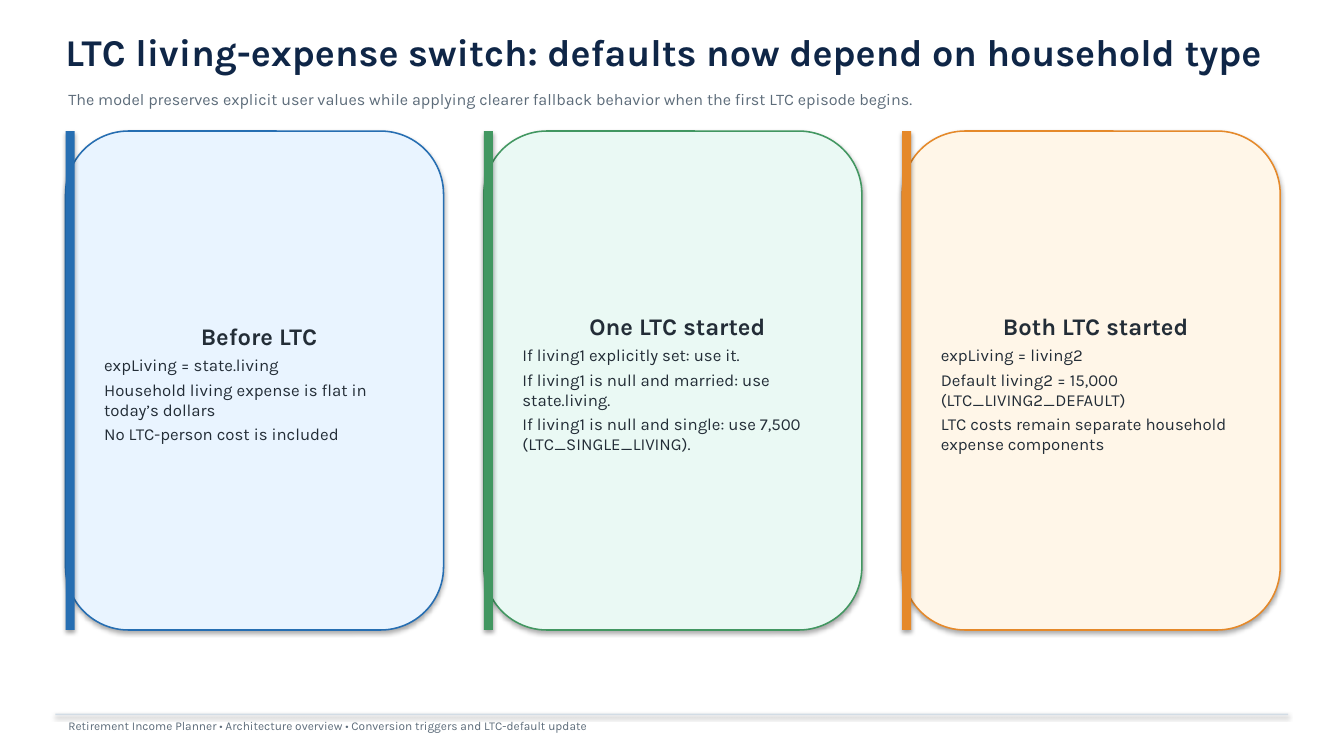
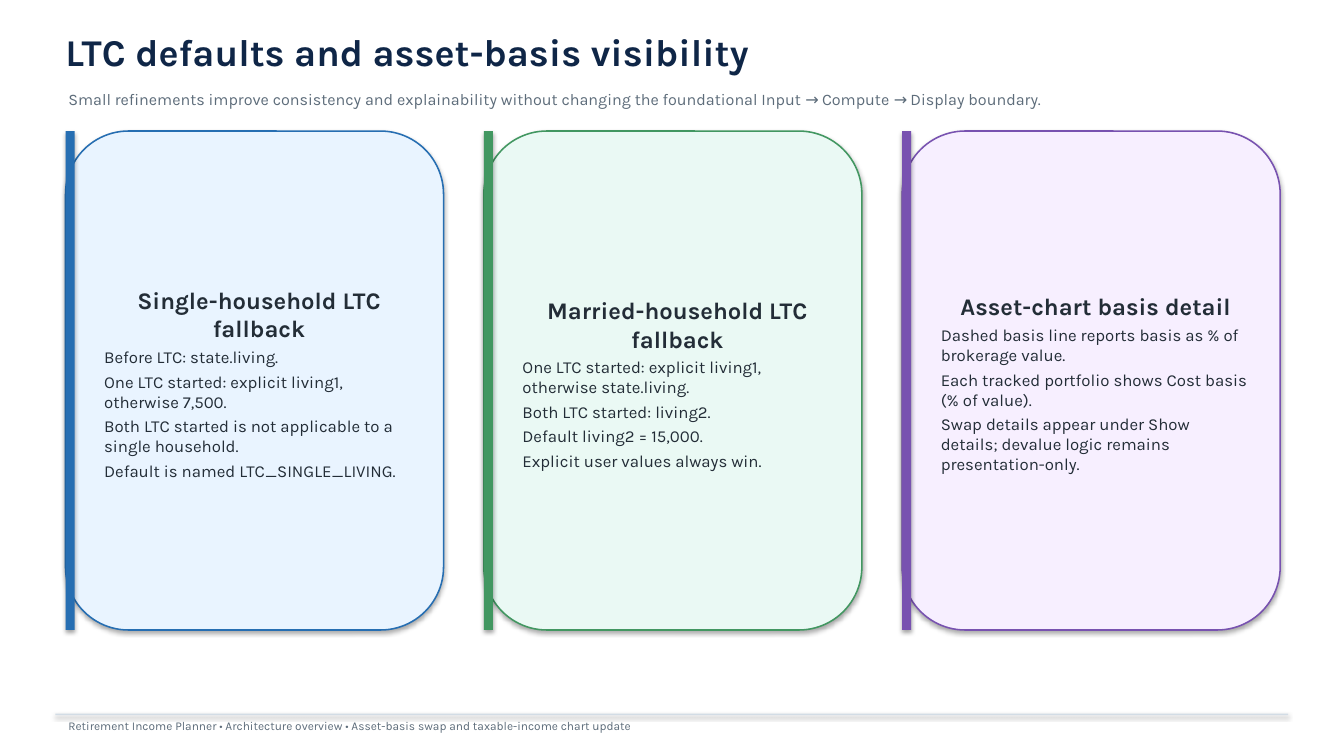
Before and after one commit to howardc64/retirefin, a slide deck: slide 8 of docs/retirement_income_planner_architecture.pptx (slide 6 before the commit). Drawn at 1344x756 pixels with LibreOffice and Linux fonts; fonts in the diff are those of the drawing. Boxes give left, top, right and bottom in pixels: in the first picture for what was removed or moved away, otherwise in the second. Text is boxed around its words. In the diff, an @@ line names an element or a change of style, - is before the commit and + after.

```diff
--- a/docs/retirement_income_planner_architecture.pptx
+++ b/docs/retirement_income_planner_architecture.pptx
@@ text at (x1=65, y1=39, x2=749, y2=76): text changed @@
-LTC living-expense switch: defaults now depend on household type
+LTC defaults and asset-basis visibility
@@ text at (x1=68, y1=94, x2=1040, y2=109): text changed @@
-The model preserves explicit user values while applying clearer fallback behavior when the first LTC episode begins.
+Small refinements improve consistency and explainability without changing the foundational Input → Compute → Display boundary.
@@ rectangle at (x1=902, y1=131, x2=911, y2=630): fill #E5892A to #7852B0 @@
@@ rounded rectangle "Asset-chart basis detail" at (x1=902, y1=131, x2=1280, y2=630): fill #FFF6E8 to #F7EFFF; outline #E5892A 1.1 pt to #7852B0 1.1 pt @@
@@ text in rounded rectangle at (x1=104, y1=292, x2=395, y2=477): text changed @@
-Before LTC
-expLiving = state.living
-Household living expense is flat in today’s dollars
-No LTC-person cost is included
+Single-household LTC fallback
+Before LTC: state.living.
+One LTC started: explicit living1, otherwise 7,500.
+Both LTC started is not applicable to a single household.
+Default is named LTC_SINGLE_LIVING.
@@ text in rounded rectangle at (x1=941, y1=298, x2=1247, y2=474): text changed @@
-Both LTC started
-expLiving = living2
-Default living2 = 15,000 (LTC_LIVING2_DEFAULT)
-LTC costs remain separate household expense components
+Asset-chart basis detail
+Dashed basis line reports basis as % of brokerage value.
+Each tracked portfolio shows Cost basis (% of value).
+Swap details appear under Show details; devalue logic remains presentation-only.
@@ text in rounded rectangle at (x1=522, y1=302, x2=807, y2=471): text changed @@
-One LTC started
-If living1 explicitly set: use it.
-If living1 is null and married: use state.living.
-If living1 is null and single: use 7,500 (LTC_SINGLE_LIVING).
+Married-household LTC fallback
+One LTC started: explicit living1, otherwise state.living.
+Both LTC started: living2.
+Default living2 = 15,000.
+Explicit user values always win.
@@ text at (x1=68, y1=722, x2=630, y2=733): text changed @@
-Retirement Income Planner • Architecture overview • Conversion triggers and LTC-default update
+Retirement Income Planner • Architecture overview • Asset-basis swap and taxable-income chart update
```
Also in this commit, not shown: 3 other slides changed, 5 slides added, 5 slides removed, 18 other files.
